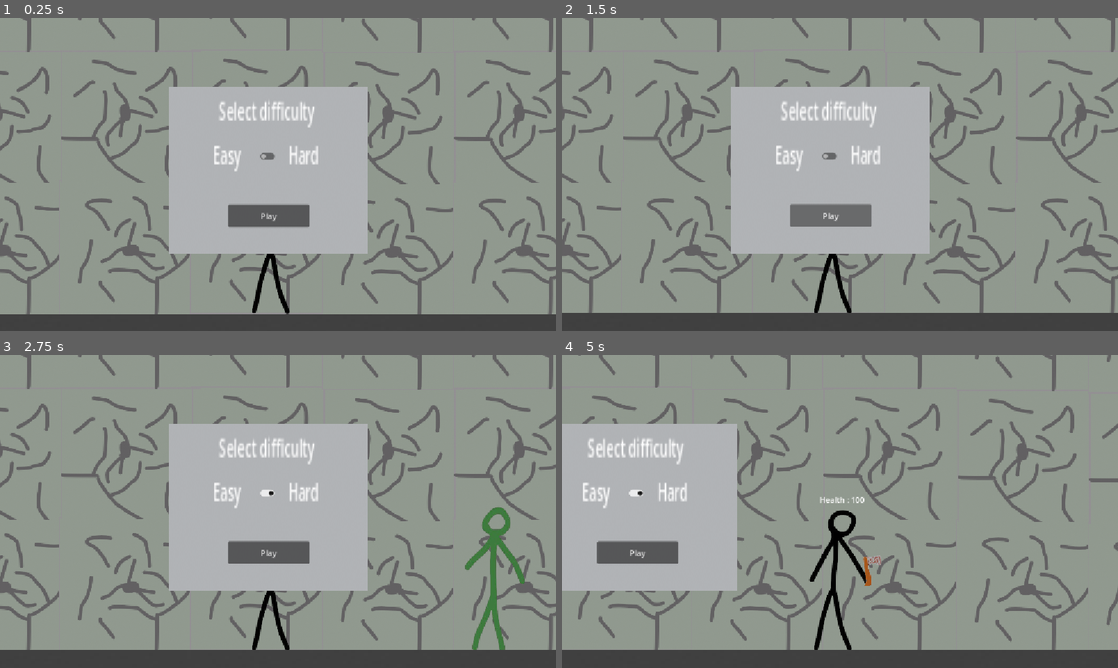
Above: before the commit, frames 1-4 (two rows, left to right).
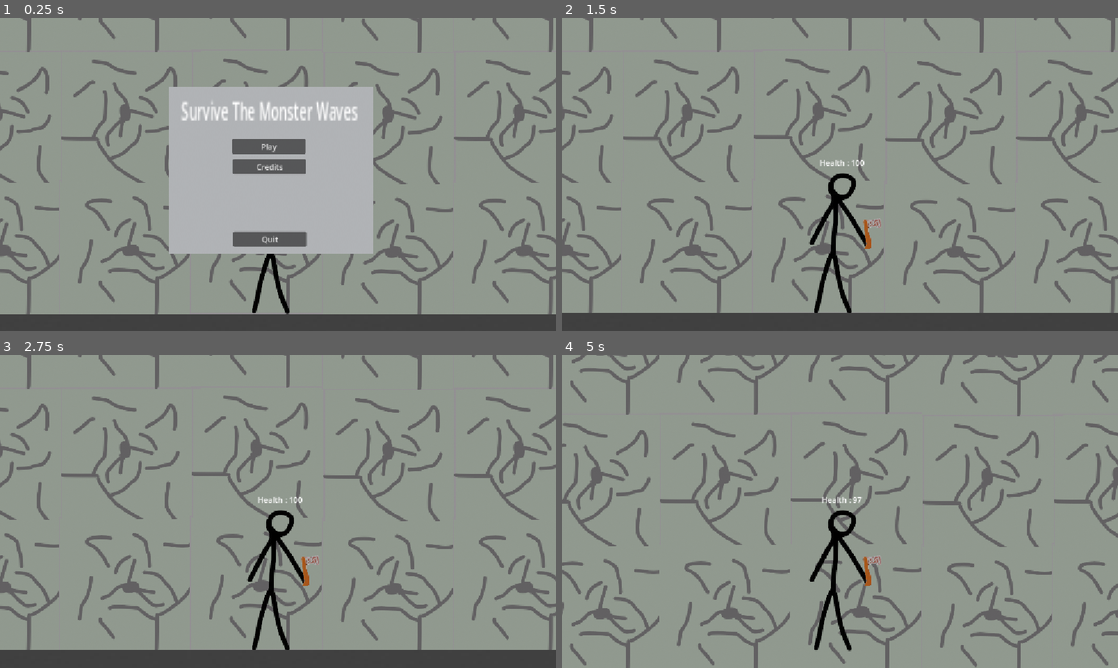
Above: after the commit, the same moments.

Repository: RulyCandle41418/Survive-The-Monster-Waves
Game: Godot game, scene res://main.tscn
The game is run twice, just before and just after one commit, with the same random seed, the same clock (stepped at 60 frames per second) and the same inputs. The engine's default icon, where the game draws it, is replaced by a stand-in: a white triangle on a blue panel in a dark square.
Inputs (mouse positions are in pixels of both pictures, inside the frame that each line leads up to):
- Up to frame 1 (0.25 s): no input
- Up to frame 2 (1.5 s): click "Play" at 0.5 s; click "Play" at 1.25 s
- Up to frame 3 (2.75 s): click (266, 492) at 2.02 s
- Up to frame 4 (5 s): move the mouse to (962, 495) at 2.77 s; press the mouse at (962, 495) at 2.78 s; hold D (Move_Right) 2.78-4.28 s; tap Space (Move_Jump) at 3.02, 3.77 s; move the mouse to (728, 527) at 3.52 s; release the mouse at (728, 527) at 3.53 s; click (728, 527) at 3.6 s; move the mouse to (895, 442) at 4.27 s; press the mouse at (895, 442) at 4.28 s; hold A (Move_Left) from 4.28 s (still down)

The runs differ from the first frame. In frame 1, 4.5% of the frame differs, in the area x 32-68%, y 22-76%; in frame 2, 19%; in frame 3, 20%; in frame 4, 38%, in the area x 0-100%, y 0-100%.

Commit message:
commit 15 24

Diff:
--- a/main.tscn
+++ b/main.tscn
@@ -166,15 +166,57 @@
 resource_name = "OpenDifficultyMenu"
 script/source = "extends MenuButton
 
+@export var monster: CharacterBody2D
+
 
 @export var MainMenu: Sprite2D
+@export var MainMenuLabel: Label
+@export var MainMenuMenuPlayButton: MenuButton
+@export var MainMenuMenuCreditsButton: MenuButton
+@export var MainMenuMenuQuitButton: MenuButton
+#
+@export var DifficultyMenu: Sprite2D
+@export var DifficultyMenuLabel: Label
+@export var DifficultyMenuLabel2: Label
+@export var DifficultyMenuSwitch: CheckButton
+@export var DifficultyMenuPlayButton: Button
+#
+@export var Menu: Control
+
+var e = false
+
 
 # Called when the node enters the scene tree for the first time.
-func _ready() -> void:
-	pass
-
-func _on_button_pressed() -> void:
-	MainMenu.hide()
+
+
+
+
+func _process(delta: float) -> void:
+
+	if Menu.visible == true:
+		monster.set_physics_process(false)
+
+
+	if MainMenuMenuPlayButton.button_pressed:
+		MainMenu.hide()
+		MainMenuLabel.hide()
+		MainMenuMenuCreditsButton.hide()
+		MainMenuMenuPlayButton.hide()
+		MainMenuMenuQuitButton.hide()
+
+		DifficultyMenu.show()
+		DifficultyMenuLabel.show()
+		DifficultyMenuLabel2.show()
+		DifficultyMenuPlayButton.show()
+		DifficultyMenuSwitch.show()
+
+	if DifficultyMenuPlayButton.button_pressed:
+		Menu.hide()
+		monster.set_physics_process(true)
+
+	if MainMenuMenuQuitButton.button_pressed:
+		get_tree().quit()
+
 
 
 "
@@ -556,7 +598,6 @@
 offset_bottom = 40.0
 
 [node name="MainMenu" type="Sprite2D" parent="MainMenu" unique_id=117655350]
-visible = false
 position = Vector2(1019, 357.5)
 scale = Vector2(1.7154472, 3.2547169)
 texture = ExtResource("5_lquwl")
@@ -571,6 +612,7 @@
 vertical_alignment = 1
 
 [node name="DifficultSelection" type="Sprite2D" parent="MainMenu" unique_id=1248396356]
+visible = false
 position = Vector2(1013.5, 357.5)
 scale = Vector2(1.6707315, 3.2547169)
 texture = ExtResource("5_lquwl")
@@ -591,8 +633,7 @@
 offset_bottom = 0.72463226
 text = "Easy              Hard"
 
-[node name="MenuButton" type="MenuButton" parent="MainMenu" unique_id=1409665394]
-visible = false
+[node name="MenuButton" type="MenuButton" parent="MainMenu" unique_id=1409665394 node_paths=PackedStringArray("monster", "MainMenu", "MainMenuLabel", "MainMenuMenuPlayButton", "MainMenuMenuCreditsButton", "MainMenuMenuQuitButton", "DifficultyMenu", "DifficultyMenuLabel", "DifficultyMenuLabel2", "DifficultyMenuSwitch", "DifficultyMenuPlayButton", "Menu")]
 layout_mode = 0
 offset_left = 938.0
 offset_top = 292.0
@@ -601,9 +642,20 @@
 text = "Play"
 flat = false
 script = SubResource("GDScript_s3gyj")
+monster = NodePath("../../Monster")
+MainMenu = NodePath("../MainMenu")
+MainMenuLabel = NodePath("../MainMenu/Label")
+MainMenuMenuPlayButton = NodePath(".")
+MainMenuMenuCreditsButton = NodePath("../Credits")
+MainMenuMenuQuitButton = NodePath("../Quit")
+DifficultyMenu = NodePath("../DifficultSelection")
+DifficultyMenuLabel = NodePath("../DifficultSelection/Label")
+DifficultyMenuLabel2 = NodePath("../DifficultSelection/Label2")
+DifficultyMenuSwitch = NodePath("../CheckButton")
+DifficultyMenuPlayButton = NodePath("../Button")
+Menu = NodePath("..")
 
 [node name="Credits" type="MenuButton" parent="MainMenu" unique_id=445793030]
-visible = false
 layout_mode = 0
 offset_left = 939.0
 offset_top = 334.0
@@ -614,7 +666,6 @@
 flat = false
 
 [node name="Quit" type="MenuButton" parent="MainMenu" unique_id=840846646]
-visible = false
 layout_mode = 0
 offset_left = 940.0
 offset_top = 484.0
@@ -625,6 +676,7 @@
 flat = false
 
 [node name="CheckButton" type="CheckButton" parent="MainMenu" unique_id=600403]
+visible = false
 layout_mode = 0
 offset_left = 989.0
 offset_top = 316.0
@@ -632,6 +684,7 @@
 offset_bottom = 340.0
 
 [node name="Button" type="Button" parent="MainMenu" unique_id=879297584]
+visible = false
 layout_mode = 0
 offset_left = 930.0
 offset_top = 428.0
